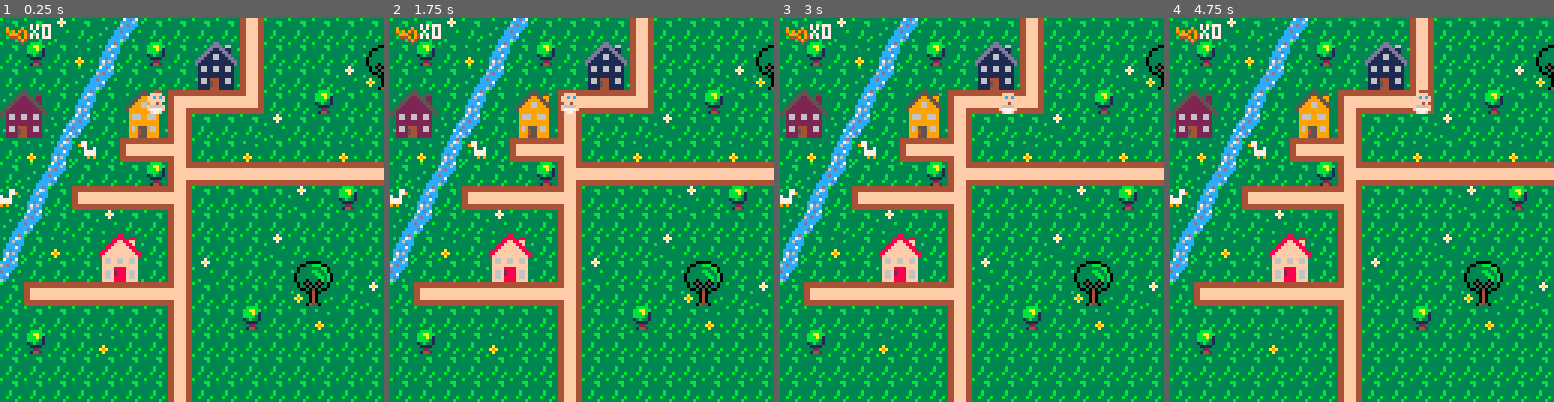
Above: before the commit, frames 1-4 (left to right).
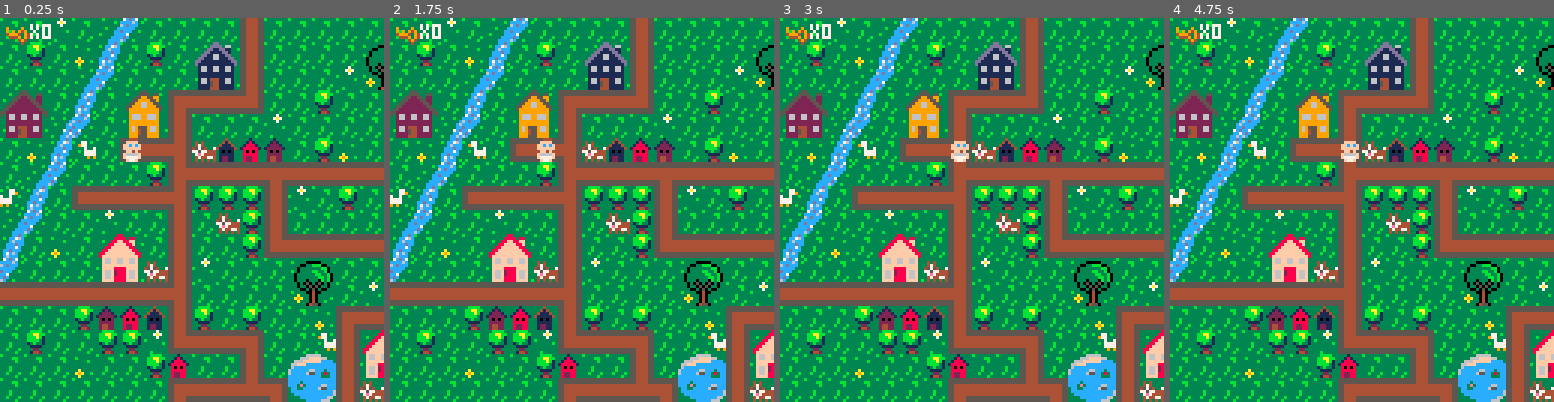
Above: after the commit, the same moments.

Repository: Lilinnfr/Projet_Pico_8
Game: PICO-8 cartridge baby search V1.p8
Same seed, same stepped clock (60 frames per second), same inputs: the game is played once before the commit and once after it.
Inputs:
- Up to frame 1 (0.25 s): no input
- Up to frame 2 (1.75 s): hold Right from 1.6 s (still down)
- Up to frame 3 (3 s): release Right at 2.1 s; hold Up 2.15-2.42 s; hold Right from 2.47 s (still down)
- Up to frame 4 (4.75 s): release Right at 3.03 s; hold Left 3.08-3.58 s; hold Down 3.63-3.97 s; hold Right 4.02-4.68 s; hold Up from 4.73 s (still down)

The runs differ from the first frame. In frame 1, 30% of the frame differs, in the area x 0-100%, y 0-100%; in frame 2, 30%; in frame 3, 30%; in frame 4, 30%.

Commit message:
Working version

Diff:
--- a/baby search V1.p8
+++ b/baby search V1.p8
@@ -5,6 +5,7 @@
 
 function _init()
  create_player()
+ music(0)
 end
 
 function _update()
@@ -32,8 +33,8 @@
 
 function create_player()
 	p={
-		x=6,
-		y=3,
+		x=5,
+		y=5,
 		sprite=1,
 		keys=0
 		}
@@ -211,41 +212,51 @@
 
 
 
+
+
 __gff__
-0000010101000101010101010101010000000000000000000000000000000000010101010101010101010000000000000101010101010101010100000000000000000000020000000000000000000000000000000000000000000000000000000000000000000000000000000000000000000000000000000000000000000000
+0000010101010101010101010101010000000000000000000000000000000000010101010101010101010101000000000101010101010101010101010000000001000101020000000000000000000000010000000000000000000000000000000000000000000000000000000000000000000000000000000000000000000000
 0000000000000000000000000000000000000000000000000000000000000000000000000000000000000000000000000000000000000000000000000000000000000000000000000000000000000000000000000000000000000000000000000000000000000000000000000000000000000000000000000000000000000000
 __map__
-070709070e0c0707070711070707070707070711070707070707070707070707000000000000000000000000000000000000000000000000000000000000000000000000000000000000000000000000000000000000000000000000000000000000000000000000000000000000000000000000000000000000000000000000
-0708070a0b070807282911070707072021070711070707070707070707070707000000000000000000000000000000000000000000000000000000000000000000000000000000000000000000000000000000000000000000000000000000000000000000000000000000000000000000000000000000000000000000000000
-0707070e0c070707383911070707093031070711070707070707070707070707000000000000000000000000000000000000000000000000000000000000000000000000000000000000000000000000000000000000000000000000000000000000000000000000000000000000000000000000000000000000000000000000
-2425070b07262712101015070708070707070711070707070707070707070707000000000000000000000000000000000000000000000000000000000000000000000000000000000000000000000000000000000000000000000000000000000000000000000000000000000000000000000000000000000000000000000000
-34350d0c07363711070707090707070707070711070707070707070707070707000000000000000000000000000000000000000000000000000000000000000000000000000000000000000000000000000000000000000000000000000000000000000000000000000000000000000000000000000000000000000000000000
-070a0b42071a101807070a0707070a0707070711070707070707070707070707000000000000000000000000000000000000000000000000000000000000000000000000000000000000000000000000000000000000000000000000000000000000000000000000000000000000000000000000000000000000000000000000
-070e0c0707070819101010101010101010101018070707121010101010101010000000000000000000000000000000000000000000000000000000000000000000000000000000000000000000000000000000000000000000000000000000000000000000000000000000000000000000000000000000000000000000000000
-430b071a10101018070707070907080707070711070707110707070707070707000000000000000000000000000000000000000000000000000000000000000000000000000000000000000000000000000000000000000000000000000000000000000000000000000000000000000000000000000000000000000000000000
-0e0c070709070711070707070707070707070711070707110707070707070707000000000000000000000000000000000000000000000000000000000000000000000000000000000000000000000000000000000000000000000000000000000000000000000000000000000000000000000000000000000000000000000000
-0b070a0722230711070707090707070707070714101010180707070707070707000000000000000000000000000000000000000000000000000000000000000000000000000000000000000000000000000000000000000000000000000000000000000000000000000000000000000000000000000000000000000000000000
-0c07070732330711090707072021070707070707070707110707070707070707000000000000000000000000000000000000000000000000000000000000000000000000000000000000000000000000000000000000000000000000000000000000000000000000000000000000000000000000000000000000000000000000
-071a101010101018070707073031070907070707070707110707070707070707000000000000000000000000000000000000000000000000000000000000000000000000000000000000000000000000000000000000000000000000000000000000000000000000000000000000000000000000000000000000000000000000
-070707070707071107070807070a070707070707070707110707070707070707000000000000000000000000000000000000000000000000000000000000000000000000000000000000000000000000000000000000000000000000000000000000000000000000000000000000000000000000000000000000000000000000
-070807070a070711070707070707070707070707070707110707070707070707000000000000000000000000000000000000000000000000000000000000000000000000000000000000000000000000000000000000000000000000000000000000000000000000000000000000000000000000000000000000000000000000
-0707070707070711070707070707070707070707121010161010101010101010000000000000000000000000000000000000000000000000000000000000000000000000000000000000000000000000000000000000000000000000000000000000000000000000000000000000000000000000000000000000000000000000
-0707070707070711070707070707070707070707110707070707070707070707000000000000000000000000000000000000000000000000000000000000000000000000000000000000000000000000000000000000000000000000000000000000000000000000000000000000000000000000000000000000000000000000
-0707070728290711070707070707070707070707110707070707070707070707000000000000000000000000000000000000000000000000000000000000000000000000000000000000000000000000000000000000000000000000000000000000000000000000000000000000000000000000000000000000000000000000
-0707070738390711070707070707070707070707110707070707070707070707000000000000000000000000000000000000000000000000000000000000000000000000000000000000000000000000000000000000000000000000000000000000000000000000000000000000000000000000000000000000000000000000
-1010101010101018070707070707070707070707110707070707070707070707000000000000000000000000000000000000000000000000000000000000000000000000000000000000000000000000000000000000000000000000000000000000000000000000000000000000000000000000000000000000000000000000
-0707070707070719101010130707070707070707110707070707070707070707000000000000000000000000000000000000000000000000000000000000000000000000000000000000000000000000000000000000000000000000000000000000000000000000000000000000000000000000000000000000000000000000
-0707070707070711070707191010101010101010161010101013070707070707000000000000000000000000000000000000000000000000000000000000000000000000000000000000000000000000000000000000000000000000000000000000000000000000000000000000000000000000000000000000000000000000
-0707070707070711070707110707070707070707070707070719101010101010000000000000000000000000000000000000000000000000000000000000000000000000000000000000000000000000000000000000000000000000000000000000000000000000000000000000000000000000000000000000000000000000
-0707070707070711070707110707070707070707070707070711070707070707000000000000000000000000000000000000000000000000000000000000000000000000000000000000000000000000000000000000000000000000000000000000000000000000000000000000000000000000000000000000000000000000
-0707070707070711070707141710101010101307070707070711070707070707000000000000000000000000000000000000000000000000000000000000000000000000000000000000000000000000000000000000000000000000000000000000000000000000000000000000000000000000000000000000000000000000
-0707070707070711070707071107070707071107070707070711070707070707000000000000000000000000000000000000000000000000000000000000000000000000000000000000000000000000000000000000000000000000000000000000000000000000000000000000000000000000000000000000000000000000
-1010101010101018070707071107070707071107070707070719101010130707000000000000000000000000000000000000000000000000000000000000000000000000000000000000000000000000000000000000000000000000000000000000000000000000000000000000000000000000000000000000000000000000
-0707070707070714171010101507070707071410101017101015070707110707000000000000000000000000000000000000000000000000000000000000000000000000000000000000000000000000000000000000000000000000000000000000000000000000000000000000000000000000000000000000000000000000
-0707070707070707110707070707070707070707070711070707070707110707000000000000000000000000000000000000000000000000000000000000000000000000000000000000000000000000000000000000000000000000000000000000000000000000000000000000000000000000000000000000000000000000
-0707070707070707110707070707070707070707070711070707070707110707000000000000000000000000000000000000000000000000000000000000000000000000000000000000000000000000000000000000000000000000000000000000000000000000000000000000000000000000000000000000000000000000
-0707070707070707110707070707070707070707070711070707070707110707000000000000000000000000000000000000000000000000000000000000000000000000000000000000000000000000000000000000000000000000000000000000000000000000000000000000000000000000000000000000000000000000
-0707070707070707110707070707070707070707070711070707070707110707000000000000000000000000000000000000000000000000000000000000000000000000000000000000000000000000000000000000000000000000000000000000000000000000000000000000000000000000000000000000000000000000
-07070707070707071107070707070707070707070707110707070707071d0707000000000000000000000000000000000000000000000000000000000000000000000000000000000000000000000000000000000000000000000000000000000000000000000000000000000000000000000000000000000000000000000000
-
-
+070709070e0c070707071107070707070707070704020307432a2b4207072021500000000000000000000000000000000000000000000000000000000000000000000000000000000000000000000000000000000000000000000000000000000000000000000000000000000000000000000000000000000000000000000000
+0708070a0b07080728291107070707202107070707110707073a3b4207073031500000000000000000000000000000000000000000000000000000000000000000000000000000000000000000000000000000000000000000000000000000000000000000000000000000000000000000000000000000000000000000000000
+0707070e0c070707383911070707093031070708071410101307422223202107500000000000000000000000000000000000000000000000000000000000000000000000000000000000000000000000000000000000000000000000000000000000000000000000000000000000000000000000000000000000000000000000
+2425070b07262712101015070708070707070707070707081107073233043107500000000000000000000000000000000000000000000000000000000000000000000000000000000000000000000000000000000000000000000000000000000000000000000000000000000000000000000000000000000000000000000000
+34350d0c07363711070707090707070707070712101010101508070711070707500000000000000000000000000000000000000000000000000000000000000000000000000000000000000000000000000000000000000000000000000000000000000000000000000000000000000000000000000000000000000000000000
+070a0b42071a10180604030207080a0703070711080807070707070811070707500000000000000000000000000000000000000000000000000000000000000000000000000000000000000000000000000000000000000000000000000000000000000000000000000000000000000000000000000000000000000000000000
+070e0c0707070819101010171010101010171018070707121010101015070808500000000000000000000000000000000000000000000000000000000000000000000000000000000000000000000000000000000000000000000000000000000000000000000000000000000000000000000000000000000000000000000000
+430b071a10101018080808110907080707110711400707110407070707070708500000000000000000000000000000000000000000000000000000000000000000000000000000000000000000000000000000000000000000000000000000000000000000000000000000000000000000000000000000000000000000000000
+0e0c0707090707110706081107070707041107110308081107082021070a1217500000000000000000000000000000000000000000000000000000000000000000000000000000000000000000000000000000000000000000000000000000000000000000000000000000000000000000000000000000000000000000000000
+0b070a0722230711070708141010101010150714101010180707303107071111500000000000000000000000000000000000000000000000000000000000000000000000000000000000000000000000000000000000000000000000000000000000000000000000000000000000000000000000000000000000000000000000
+0c0707073233061109070707202107070707072627070811242507070a401111500000000000000000000000000000000000000000000000000000000000000000000000000000000000000000000000000000000000000000000000000000000000000000000000000000000000000000000000000000000000000000000000
+1010101010101018070707073031070907070736370708113435071210101511500000000000000000000000000000000000000000000000000000000000000000000000000000000000000000000000000000000000000000000000000000000000000000000000000000000000000000000000000000000000000000000000
+070707080203041108070807070a121010101010130707110707071108070711500000000000000000000000000000000000000000000000000000000000000000000000000000000000000000000000000000000000000000000000000000000000000000000000000000000000000000000000000000000000000000000000
+0708070708080914101013070742112223070704110307110607041107091215500000000000000000000000000000000000000000000000000000000000000000000000000000000000000000000000000000000000000000000000000000000000000000000000000000000000000000000000000000000000000000000000
+0707070a07070803070711072a2b113233202107191010161010101542071410500000000000000000000000000000000000000000000000000000000000000000000000000000000000000000000000000000000000000000000000000000000000000000000000000000000000000000000000000000000000000000000000
+0707070707070712101016133a3b11060730310a11262707222307070720210a500000000000000000000000000000000000000000000000000000000000000000000000000000000000000000000000000000000000000000000000000000000000000000000000000000000000000000000000000000000000000000000000
+07202107282907141307071410101507070907071136370832330a0704303107500000000000000000000000000000000000000000000000000000000000000000000000000000000000000000000000000000000000000000000000000000000000000000000000000000000000000000000000000000000000000000000000
+0730310738390712152627070707040a070a0907110807121010101013070707500000000000000000000000000000000000000000000000000000000000000000000000000000000000000000000000000000000000000000000000000000000000000000000000000000000000000000000000000000000000000000000000
+10101710101010180736370707071210101013081107071108072a2b11070a07500000000000000000000000000000000000000000000000000000000000000000000000000000000000000000000000000000000000000000000000000000000000000000000000000000000000000000000000000000000000000000000000
+07041122230808191010101303071140070711081107041107073a3b11070709500000000000000000000000000000000000000000000000000000000000000000000000000000000000000000000000000000000000000000000000000000000000000000000000000000000000000000000000000000000000000000000000
+070711323306081109070a191010150707071410161010161013070811060703500000000000000000000000000000000000000000000000000000000000000000000000000000000000000000000000000000000000000000000000000000000000000000000000000000000000000000000000000000000000000000000000
+09071410101010180a0a09110720210707070708090702020a19101016101010500000000000000000000000000000000000000000000000000000000000000000000000000000000000000000000000000000000000000000000000000000000000000000000000000000000000000000000000000000000000000000000000
+070a090707070711072021110730020709070607090709090711020709080707500000000000000000000000000000000000000000000000000000000000000000000000000000000000000000000000000000000000000000000000000000000000000000000000000000000000000000000000000000000000000000000000
+0a09070808121018033031141710101010101307070809090711070707070907500000000000000000000000000000000000000000000000000000000000000000000000000000000000000000000000000000000000000000000000000000000000000000000000000000000000000000000000000000000000000000000000
+0a0908080311091410101307110607090708110407070a090811080306070707500000000000000000000000000000000000000000000000000000000000000000000000000000000000000000000000000000000000000000000000000000000000000000000000000000000000000000000000000000000000000000000000
+070408121015070807071107110722230a071107090909040319101010130708500000000000000000000000000000000000000000000000000000000000000000000000000000000000000000000000000000000000000000000000000000000000000000000000000000000000000000000000000000000000000000000000
+070804141307041417101610150732330707141010101010101526270811070a500000000000000000000000000000000000000000000000000000000000000000000000000000000000000000000000000000000000000000000000000000000000000000000000000000000000000000000000000000000000000000000000
+1010101015070a0711040a070809070703070a4009070702080736370a110707500000000000000000000000000000000000000000000000000000000000000000000000000000000000000000000000000000000000000000000000000000000000000000000000000000000000000000000000000000000000000000000000
+282907070a0926271107070707121010171013072021090a0907070707110907500000000000000000000000000000000000000000000000000000000000000000000000000000000000000000000000000000000000000000000000000000000000000000000000000000000000000000000000000000000000000000000000
+383920210909363711072a2b4211202111080207303107070a08070a47114a09500000000000000000000000000000000000000000000000000000000000000000000000000000000000000000000000000000000000000000000000000000000000000000000000000000000000000000000000000000000000000000000000
+0707303124250a0811073a3b421130311108080803070804032627074c444d0a500000000000000000000000000000000000000000000000000000000000000000000000000000000000000000000000000000000000000000000000000000000000000000000000000000000000000000000000000000000000000000000000
+0707070734350808141010101015090a14101010101010101b363707484b4907500000000000000000000000000000000000000000000000000000000000000000000000000000000000000000000000000000000000000000000000000000000000000000000000000000000000000000000000000000000000000000000000
+…(10 lines of a section not shown)…
Not shown, changed: 51 lines of the sprite sheet (__gfx__) section of baby search V1.p8
Not shown, changed: the music (__music__) section of baby search V1.p8
Not shown, changed: the sound effects (__sfx__) section of baby search V1.p8
